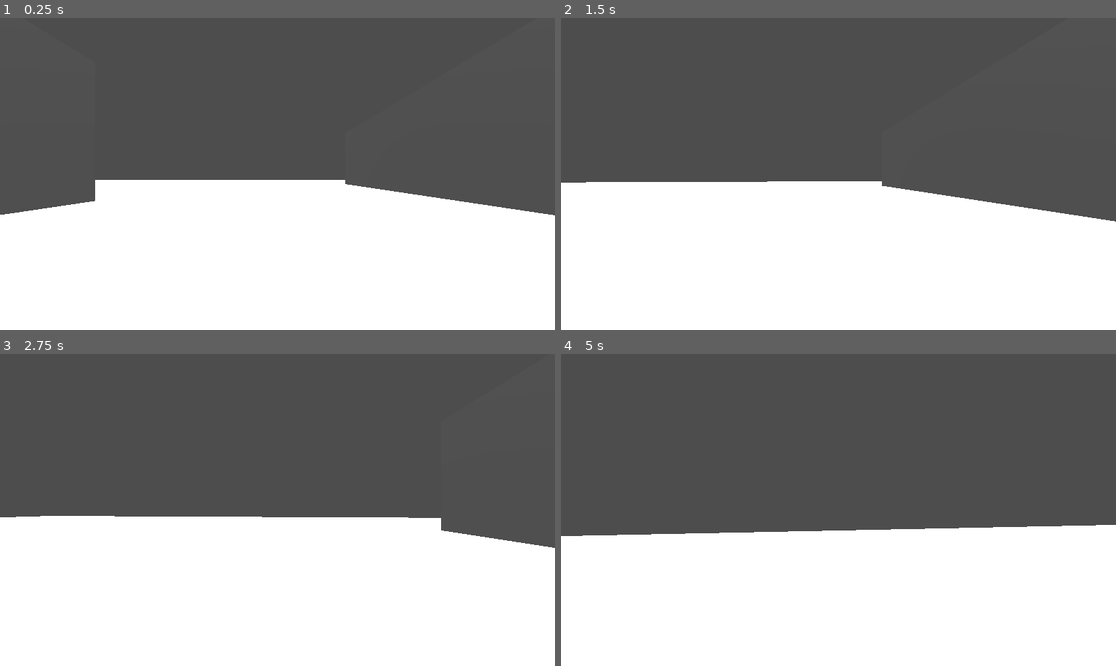
Above: before the commit, frames 1-4 (two rows, left to right).
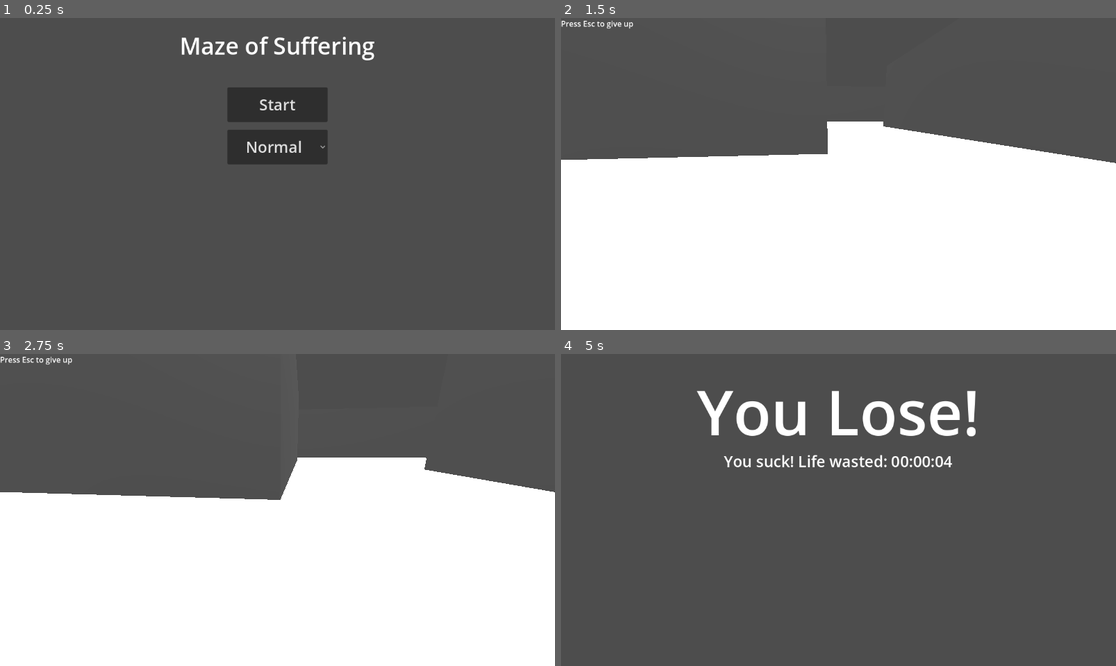
Above: after the commit, the same moments.

Repository: V3AI-Seven/school-maze-game
Game: Godot game, scene res://scenes/menus/main_menu.tscn
The game is run twice, just before and just after one commit, with the same random seed, the same clock (stepped at 60 frames per second) and the same inputs. Before the commit the project starts from res://scenes/game/maze.tscn.
Inputs (mouse positions are in pixels of both pictures, inside the frame that each line leads up to):
- Up to frame 1 (0.25 s): no input
- Up to frame 2 (1.5 s): click (838, 105) at 0.5 s, where only the run after the commit has a clickable "Start"; tap Enter at 1.25 s; move the mouse to (866, 174) at 1.27 s; hold W from 1.28 s (still down); hold Shift from 1.28 s (still down)
- Up to frame 3 (2.75 s): keep holding W; move the mouse to (249, 510) at 2.02 s; release Shift at 2.03 s; tap Shift at 2.1 s
- Up to frame 4 (5 s): keep holding W; move the mouse to (849, 503) at 2.77 s; hold Shift 2.78-3.53 s; move the mouse to (832, 516) at 3.52 s; tap Shift at 3.6 s; move the mouse to (877, 513) at 4.27 s; hold Shift from 4.28 s (still down); tap Escape at 4.9 s

The runs differ from the first frame. In frame 1, 49% of the frame differs, in the area x 0-100%, y 5-100%; in frame 2, 14%; in frame 3, 12%; in frame 4, 47%.

Commit message:
More maze, end screen, and timer

Diff:
--- a/project.godot
+++ b/project.godot
@@ -11,9 +11,13 @@
 [application]
 
 config/name="Changing Maze"
-run/main_scene="uid://i4oylgxamlif"
+run/main_scene="uid://dip6hiod3nv74"
 config/features=PackedStringArray("4.5", "GL Compatibility")
 config/icon="res://icon.svg"
+
+[autoload]
+
+Game="*res://scripts/globals/game.gd"
 
 [dotnet]
 
--- a/scenes/game/maze.tscn
+++ b/scenes/game/maze.tscn
@@ -1,5 +1,6 @@
-[gd_scene load_steps=13 format=3 uid="uid://i4oylgxamlif"]
-
+[gd_scene load_steps=17 format=3 uid="uid://i4oylgxamlif"]
+
+[ext_resource type="Script" uid="uid://cv64cpu3smqio" path="res://scripts/mainGameScripts/maze.gd" id="1_1ms6b"]
 [ext_resource type="PackedScene" uid="uid://dpp2l2v8ykxt" path="res://scenes/template_objects/scalable_box.tscn" id="1_tg0fq"]
 [ext_resource type="Script" uid="uid://nlh36ifwdd3u" path="res://scripts/mainGameScripts/player.gd" id="2_2avk5"]
 [ext_resource type="PackedScene" uid="uid://drcrhgijfrqo" path="res://scenes/template_objects/vanishing_box.tscn" id="3_n4o3k"]
@@ -9,6 +10,9 @@
 
 [sub_resource type="CapsuleShape3D" id="CapsuleShape3D_0rgi5"]
 
+[sub_resource type="Environment" id="Environment_1ms6b"]
+background_mode = 2
+
 [sub_resource type="StandardMaterial3D" id="StandardMaterial3D_fdhq5"]
 albedo_texture = ExtResource("4_k57tn")
 
@@ -22,7 +26,12 @@
 
 [sub_resource type="BoxMesh" id="BoxMesh_sgew4"]
 
+[sub_resource type="BoxShape3D" id="BoxShape3D_k5lum"]
+
+[sub_resource type="BoxMesh" id="BoxMesh_1ms6b"]
+
 [node name="game" type="Node3D"]
+script = ExtResource("1_1ms6b")
 
 [node name="scalableBox" parent="." instance=ExtResource("1_tg0fq")]
 transform = Transform3D(128, 0, 0, 0, 1, 0, 0, 0, 128, 0, 0, 0)
@@ -41,6 +50,15 @@
 
 [node name="Camera3D" type="Camera3D" parent="player/CharacterBody3D/Marker3D"]
 transform = Transform3D(1, 0, 1.7484555e-07, 0, 1, 0, -1.7484555e-07, 0, 1, 0, 0, 0)
+environment = SubResource("Environment_1ms6b")
+
+[node name="CanvasLayer" type="CanvasLayer" parent="player/CharacterBody3D/Marker3D"]
+follow_viewport_enabled = true
+
+[node name="Label" type="Label" parent="player/CharacterBody3D/Marker3D/CanvasLayer"]
+offset_right = 40.0
+offset_bottom = 23.0
+text = "Press Esc to give up"
 
 [node name="maze map" type="MeshInstance3D" parent="."]
 transform = Transform3D(1, 0, 0, 0, 1, 0, 0, 0, 1, 0, 6.8264136, 0)
@@ -50,7 +68,6 @@
 [node name="walls" type="Node3D" parent="."]
 
 [node name="outerWalls" type="Node3D" parent="walls"]
-visible = false
 
 [node name="xPositiveWall1" parent="walls/outerWalls" instance=ExtResource("1_tg0fq")]
 transform = Transform3D(1, 0, 0, 0, 10.440001, 0, 0, 0, -67.45601, 64, 5, 32)
@@ -72,8 +89,32 @@
 [node name="wall1" parent="walls/innerWalls" instance=ExtResource("1_tg0fq")]
 transform = Transform3D(1.025, 0, 0, 0, 9.4847765, 0, 0, 0, 63, 13, 5.125, -6)
 
-[node name="scalableBox" parent="walls/innerWalls" instance=ExtResource("1_tg0fq")]
+[node name="wall2" parent="walls/innerWalls" instance=ExtResource("1_tg0fq")]
 transform = Transform3D(0.945, 0, 0, 0, 10.651095, 0, 0, 0, 40, -13.055, 4.725, 6)
+
+[node name="wall3" parent="walls/innerWalls" instance=ExtResource("1_tg0fq")]
+transform = Transform3D(14.212002, 0, 0, 0, 10.244881, 0, 0, 0, 1, -6, 5, -13.5)
+
+[node name="wall4" parent="walls/innerWalls" instance=ExtResource("1_tg0fq")]
+transform = Transform3D(12.300001, 0, 0, 0, 9.575999, 0, 0, 0, 1, -19, 5, 0)
+
+[node name="wall5" parent="walls/innerWalls" instance=ExtResource("1_tg0fq")]
+transform = Transform3D(13.120002, 0, 0, 0, 9.54, 0, 0, 0, 1, 19.154678, 5, 0)
+
+[node name="wall6" parent="walls/innerWalls" instance=ExtResource("1_tg0fq")]
+transform = Transform3D(1, 0, 0, 0, 9.305999, 0, 0, 0, 13.43, 25.158497, 5, -6.1848707)
+
+[node name="wall7" parent="walls/innerWalls" instance=ExtResource("1_tg0fq")]
+transform = Transform3D(1, 0, 0, 0, 10.070001, 0, 0, 0, 39.490295, 38, 5, -19.077877)
+
+[node name="wall8" parent="walls/innerWalls" instance=ExtResource("1_tg0fq")]
+transform = Transform3D(1, 0, 0, 0, 9.194346, 0, 0, 0, 27.014614, 0, 5, -38)
+
+[node name="wall9" parent="walls/innerWalls" instance=ExtResource("1_tg0fq")]
+transform = Transform3D(1, 0, 0, 0, 9.194346, 0, 0, 0, 27.014614, -12.1566925, 5, -38)
+
+[node name="wall10" parent="walls/innerWalls" instance=ExtResource("1_tg0fq")]
+transform = Transform3D(1, 0, 0, 0, 10.070001, 0, 0, 0, 51.319897, 50.810535, 5, -25.125008)
 
 [node name="innerVanishingWalls" type="Node3D" parent="walls"]
 
@@ -93,6 +134,54 @@
 transform = Transform3D(1, 0, 0, 0, 1.2045612, 0, 0, 0, 1, 0, 0, 0)
 mesh = SubResource("BoxMesh_sgew4")
 
+[node name="vanishingWall2" type="Node3D" parent="walls/innerVanishingWalls"]
+transform = Transform3D(11.55, 0, 0, 0, 7.638401, 0, 0, 0, 1, -6, 5, -25)
+script = ExtResource("5_fdhq5")
+
+[node name="VisibleOnScreenNotifier3D" type="VisibleOnScreenNotifier3D" parent="walls/innerVanishingWalls/vanishingWall2"]
+aabb = AABB(-0.498185, -0.66325575, -0.60489, 0.99637, 1.3265115, 1.20978)
+
+[node name="StaticBody3D" type="StaticBody3D" parent="walls/innerVanishingWalls/vanishingWall2"]
+
+[node name="CollisionShape3D" type="CollisionShape3D" parent="walls/innerVanishingWalls/vanishingWall2/StaticBody3D"]
+shape = SubResource("BoxShape3D_k5lum")
+
+[node name="MeshInstance3D" type="MeshInstance3D" parent="walls/innerVanishingWalls/vanishingWall2/StaticBody3D"]
+transform = Transform3D(1, 0, 0, 0, 1.2045612, 0, 0, 0, 1, 0, 0, 0)
+mesh = SubResource("BoxMesh_1ms6b")
+
+[node name="vanishingWall3" type="Node3D" parent="walls/innerVanishingWalls"]
+transform = Transform3D(25.482597, 0, 0, 0, 7.9200006, 0, 0, 0, 1, 25.761173, 5, -25)
+script = ExtResource("5_fdhq5")
+
+[node name="VisibleOnScreenNotifier3D" type="VisibleOnScreenNotifier3D" parent="walls/innerVanishingWalls/vanishingWall3"]
+aabb = AABB(-0.5087091, -0.66325575, -0.60489, 1.0174181, 1.3265115, 1.20978)
+
+[node name="StaticBody3D" type="StaticBody3D" parent="walls/innerVanishingWalls/vanishingWall3"]
+
+[node name="CollisionShape3D" type="CollisionShape3D" parent="walls/innerVanishingWalls/vanishingWall3/StaticBody3D"]
+shape = SubResource("BoxShape3D_k5lum")
+
+[node name="MeshInstance3D" type="MeshInstance3D" parent="walls/innerVanishingWalls/vanishingWall3/StaticBody3D"]
+transform = Transform3D(1, 0, 0, 0, 1.2045612, 0, 0, 0, 1, 0, 0, 0)
+mesh = SubResource("BoxMesh_1ms6b")
+
+[node name="vanishingWall4" type="Node3D" parent="walls/innerVanishingWalls"]
+transform = Transform3D(25.482597, 0, 0, 0, 7.9200006, 0, 0, 0, 1, 50.462315, 5.3097086, 0.15980864)
+script = ExtResource("5_fdhq5")
+
+[node name="VisibleOnScreenNotifier3D" type="VisibleOnScreenNotifier3D" parent="walls/innerVanishingWalls/vanishingWall4"]
+aabb = AABB(-0.5087091, -0.66325575, -0.60489, 1.0174181, 1.3265115, 1.20978)
+
+[node name="StaticBody3D" type="StaticBody3D" parent="walls/innerVanishingWalls/vanishingWall4"]
+
+[node name="CollisionShape3D" type="CollisionShape3D" parent="walls/innerVanishingWalls/vanishingWall4/StaticBody3D"]
+shape = SubResource("BoxShape3D_k5lum")
+
+[node name="MeshInstance3D" type="MeshInstance3D" parent="walls/innerVanishingWalls/vanishingWall4/StaticBody3D"]
+transform = Transform3D(1, 0, 0, 0, 1.2045612, 0, 0, 0, 1, 0.018105092, 0, 0)
+mesh = SubResource("BoxMesh_1ms6b")
+
 [node name="lights" type="Node3D" parent="."]
 script = ExtResource("5_k5lum")
 
@@ -112,3 +201,6 @@
 transform = Transform3D(2.6404576, 0, 0, 0, 2.9142203, 0, 0, 0, 0.18671596, -5.9994755, 2.3311853, 0)
 
 [connection signal="screen_entered" from="walls/innerVanishingWalls/vanishingWall1/VisibleOnScreenNotifier3D" to="walls/innerVanishingWalls/vanishingWall1" method="vanish_event"]
+[connection signal="screen_entered" from="walls/innerVanishingWalls/vanishingWall2/VisibleOnScreenNotifier3D" to="walls/innerVanishingWalls/vanishingWall2" method="vanish_event"]
+[connection signal="screen_entered" from="walls/innerVanishingWalls/vanishingWall3/VisibleOnScreenNotifier3D" to="walls/innerVanishingWalls/vanishingWall3" method="vanish_event"]
+[connection signal="screen_entered" from="walls/innerVanishingWalls/vanishingWall4/VisibleOnScreenNotifier3D" to="walls/innerVanishingWalls/vanishingWall4" method="vanish_event"]
--- /dev/null
+++ b/scenes/menus/finish_screen.tscn
@@ -0,0 +1,32 @@
+[gd_scene load_steps=2 format=3 uid="uid://pfhucbqu8f6h"]
+
+[ext_resource type="Script" uid="uid://6akbxqbyowe4" path="res://scripts/extraGameScripts/finish_screen.gd" id="1_l2yig"]
+
+[node name="Control" type="Control"]
+layout_mode = 3
+anchors_preset = 15
+anchor_right = 1.0
+anchor_bottom = 1.0
+grow_horizontal = 2
+grow_vertical = 2
+script = ExtResource("1_l2yig")
+
+[node name="winOrLoseInsult" type="Label" parent="."]
+layout_mode = 0
+offset_left = 200.0
+offset_top = 32.0
+offset_right = 952.0
+offset_bottom = 207.0
+theme_override_font_sizes/font_size = 128
+text = "You Win!"
+horizontal_alignment = 1
+
+[node name="timer" type="Label" parent="."]
+layout_mode = 0
+offset_top = 200.0
+offset_right = 1152.0
+offset_bottom = 245.0
+theme_override_font_sizes/font_size = 32
+text = "Congratulations! You have wasted 0:00:00 minutes of your life!"
+horizontal_alignment = 1
+autowrap_mode = 3
--- /dev/null
+++ b/scenes/menus/main_menu.tscn
@@ -0,0 +1,50 @@
+[gd_scene load_steps=2 format=3 uid="uid://dip6hiod3nv74"]
+
+[ext_resource type="Script" uid="uid://chx1mkbqiwj2e" path="res://scripts/extraGameScripts/main_menu.gd" id="1_xqga4"]
+
+[node name="mainMenu" type="Control"]
+layout_mode = 3
+anchors_preset = 15
+anchor_right = 1.0
+anchor_bottom = 1.0
+grow_horizontal = 2
+grow_vertical = 2
+script = ExtResource("1_xqga4")
+
+[node name="Title" type="Label" parent="."]
+layout_mode = 0
+offset_left = 344.0
+offset_top = 24.0
+offset_right = 808.0
+offset_bottom = 91.0
+theme_override_font_sizes/font_size = 48
+text = "Maze of Suffering"
+horizontal_alignment = 1
+
+[node name="start" type="Button" parent="."]
+layout_mode = 0
+offset_left = 472.0
+offset_top = 144.0
+offset_right = 680.0
+offset_bottom = 216.0
+theme_override_font_sizes/font_size = 32
+text = "Start"
+
+[node name="difficultySelect" type="OptionButton" parent="."]
+layout_mode = 0
+offset_left = 472.0
+offset_top = 232.0
+offset_right = 680.0
+offset_bottom = 304.0
+theme_override_font_sizes/font_size = 32
+alignment = 1
+selected = 0
+allow_reselect = true
+item_count = 2
+popup/item_0/text = "Normal"
+popup/item_0/id = 0
+popup/item_1/text = "Hard"
+popup/item_1/id = 1
+
+[connection signal="pressed" from="start" to="." method="start"]
+[connection signal="item_selected" from="difficultySelect" to="." method="difficulty_change"]
--- /dev/null
+++ b/scripts/extraGameScripts/finish_screen.gd
@@ -0,0 +1,17 @@
+extends Control
+
+func time_convert(time_in_sec):
+	var seconds = int(time_in_sec)%60
+	var minutes = (int(time_in_sec)/60)%60
+	var hours = (int(time_in_sec)/60)/60
+
+	#returns a string with the format "HH:MM:SS"
+	return "%02d:%02d:%02d" % [hours, minutes, seconds]
+
+func _ready() -> void:
+	if Game.game_won:
+		$winOrLoseInsult.text = "You Win!"
+		$timer.text = "Congratulations! Life wasted: " + time_convert(Game.timer)
+	else:
+		$winOrLoseInsult.text = "You Lose!"
+		$timer.text = "You suck! Life wasted: " + time_convert(Game.timer)
--- /dev/null
+++ b/scripts/extraGameScripts/main_menu.gd
@@ -0,0 +1,11 @@
+extends Control
+
+func start() -> void:
+	Game.timer_on = true
+	get_tree().change_scene_to_file("res://scenes/game/maze.tscn")
+
+func difficulty_change(index) -> void:
+	if index == 0:
+		Game.difficulty = "normal"
+	elif index == 1:
+		Game.difficulty = "hard"
--- /dev/null
+++ b/scripts/globals/game.gd
@@ -0,0 +1,9 @@
+extends Node
+var game_won = false
+var difficulty = "normal"
+var timer_on = false
+var timer = 0.0
+
+func _process(delta: float) -> void:
+	if timer_on:
+		timer += delta
--- a/scripts/mainGameScripts/light_control.gd
+++ b/scripts/mainGameScripts/light_control.gd
@@ -1,11 +1,19 @@
 extends Node3D
 
-var lights = [$DirectionalLight3D, $DirectionalLight3D2, $DirectionalLight3D3, $DirectionalLight3D4]
+func _ready() -> void:
+	if Game.difficulty == "normal":
+		enable_lights()
+	elif Game.difficulty == "hard":
+		disable_lights()
 
 func disable_lights() -> void:
-	for light in lights:
-		light.visible = false
+	$DirectionalLight3D.visible = false
+	$DirectionalLight3D2.visible = false
+	$DirectionalLight3D3.visible = false
+	$DirectionalLight3D4.visible = false
 
 func enable_lights() -> void:
-	for light in lights:
-		light.visible = true
+	$DirectionalLight3D.visible = true
+	$DirectionalLight3D2.visible = true
+	$DirectionalLight3D3.visible = true
+	$DirectionalLight3D4.visible = true
--- /dev/null
+++ b/scripts/mainGameScripts/maze.gd
@@ -0,0 +1 @@
+extends Node3D
--- a/scripts/mainGameScripts/player.gd
+++ b/scripts/mainGameScripts/player.gd
@@ -20,6 +20,11 @@
 	var world_target_velocity = Vector3.ZERO
 	var target_speed = speed
 
+	if Input.is_key_pressed(KEY_ESCAPE):
+		Game.timer_on = false
+		Game.game_won = false
+		get_tree().change_scene_to_file("res://scenes/menus/finish_screen.tscn")
+
 	if Input.is_key_pressed(KEY_SHIFT):
 		target_speed = sprint_speed
 
Binary file added: images/istockphoto-884015038-612x612.jpg
Not shown, added: images/istockphoto-884015038-612x612.jpg.import
Not shown, added: scripts/extraGameScripts/finish_screen.gd.uid
Not shown, added: scripts/extraGameScripts/main_menu.gd.uid
Not shown, added: scripts/globals/game.gd.uid
Not shown, added: scripts/mainGameScripts/maze.gd.uid
